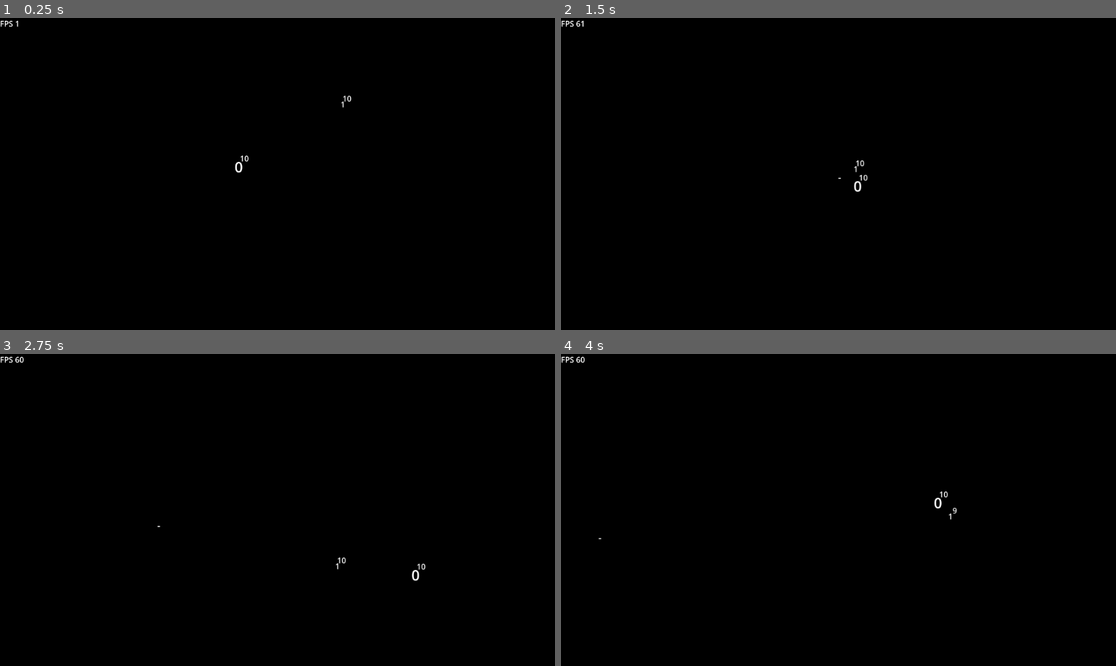
Above: before the commit, frames 1-4 (two rows, left to right).
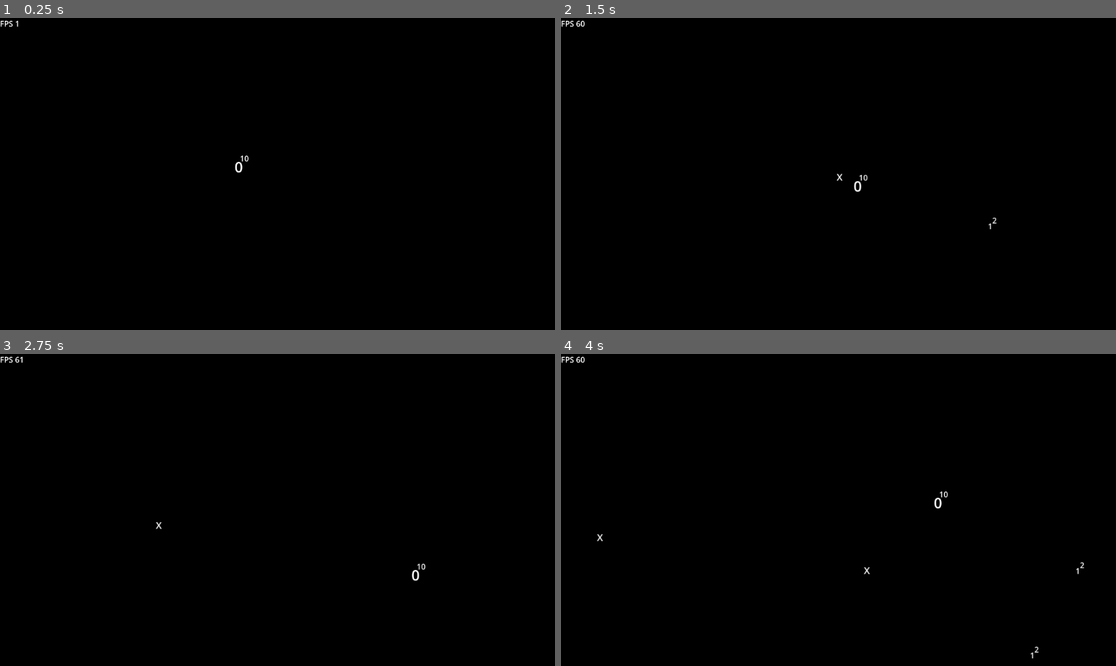
Above: after the commit, the same moments.

Repository: sentinelle28/game_jam_power
Game: Godot game, scene res://scene/gameplay_scene/gameplay_scene.tscn
Two runs of this game, one before a commit and one after it. Both use one fixed random seed, a clock stepped at 60 frames per second and the inputs below. The project has no main scene, so this scene is started directly.
Inputs (mouse positions are in pixels of both pictures, inside the frame that each line leads up to):
- Up to frame 1 (0.25 s): no input
- Up to frame 2 (1.5 s): move the mouse to (960, 158) at 0.52 s; hold Right (ui_right) 0.53-1.28 s; tap Shift (dash) at 0.6 s; move the mouse to (727, 189) at 1.27 s; hold Down (ui_down) from 1.28 s (still down); click (727, 189) at 1.35 s
- Up to frame 3 (2.75 s): move the mouse to (333, 441) at 2.02 s; release Down (ui_down) at 2.03 s; hold Right (ui_right) from 2.03 s (still down); tap Shift (dash) at 2.1 s
- Up to frame 4 (4 s): move the mouse to (810, 572) at 2.77 s; release Right (ui_right) at 2.78 s; hold Up (ui_up) 2.78-3.53 s; click (810, 572) at 2.85 s; move the mouse to (1005, 556) at 3.52 s; hold Left (ui_left) from 3.53 s (still down); tap Shift (dash) at 3.6 s

The runs differ from the first frame. In frame 1, less than 0.1% of the frame differs, in the area x 61-64%, y 24-29%; in frame 2, less than 0.1%; in frame 3, less than 0.1%; in frame 4, less than 0.1%, in the area x 6-95%, y 49-98%.

Commit message:
added spawner

Diff:
--- /dev/null
+++ b/autoload/enemy_ref/enemy_ref.gd
@@ -0,0 +1,7 @@
+extends Node
+
+var array_of_enemy:Array[PackedScene] = [
+	preload("res://c_actor/enemy/first_enemy.tscn")]
+
+func get_random_enemy(time:float)->BaseEnemy:
+	return array_of_enemy[0].instantiate()
--- a/autoload/xp/player_xp.gd
+++ b/autoload/xp/player_xp.gd
@@ -2,3 +2,13 @@
 
 
 var xp:int = 0
+var max_xp:int = 100
+var level:int = 1
+var mult_xp:float= 1.0
+
+func _add_xp(value:int)->void:
+	xp+= value*mult_xp
+	if xp>= max_xp:
+		xp-= max_xp
+		level += 1
+		max_xp = level*100
--- a/c_actor/bullet/normal_bullet.tscn
+++ b/c_actor/bullet/normal_bullet.tscn
@@ -19,5 +19,5 @@
 offset_top = -16.0
 offset_right = 16.0
 offset_bottom = 12.0
-text = "-"
+text = "X"
 label_settings = SubResource("LabelSettings_6wxy3")
--- a/c_actor/enemy/first_enemy.tscn
+++ b/c_actor/enemy/first_enemy.tscn
@@ -27,6 +27,7 @@
 text = "0"
 horizontal_alignment = 1
 script = ExtResource("2_31821")
+max_health = 2
 
 [node name="CollisionShape2D" type="CollisionShape2D" parent="."]
 shape = SubResource("RectangleShape2D_kjphi")
--- a/c_actor/player/player.gd
+++ b/c_actor/player/player.gd
@@ -5,6 +5,7 @@
 @onready var bullet_timer:Timer = $BulletTimer
 @onready var dashtimer:Timer = $DashTimer
 @onready var screen_size:Vector2 = get_viewport_rect().size
+@export var gradient_texture:GradientTexture1D
 
 @export var shooting_cooldown:float = 0.5
 @export var dash_mult:float = 2.0
@@ -17,10 +18,16 @@
 @export var crit_change:int = 0
 @export var crit_damage:float = 2.0
 
+
 # Called every frame. 'delta' is the elapsed time since the previous frame.
 func _process(delta: float) -> void:
 	_move(delta)
 	_shoot()
+	_update_color()
+
+func _update_color()->void:
+	var ratio:float = float(PlayerXp.xp)/float(PlayerXp.max_xp)
+	modulate = gradient_texture.gradient.sample(ratio)
 
 func _move(delta:float)->void:
 	var direction:Vector2 = Input.get_vector("ui_left","ui_right","ui_up","ui_down")
--- a/c_actor/player/player.tscn
+++ b/c_actor/player/player.tscn
@@ -1,9 +1,16 @@
-[gd_scene load_steps=7 format=3 uid="uid://ilu10aeoctvd"]
+[gd_scene load_steps=9 format=3 uid="uid://ilu10aeoctvd"]
 
 [ext_resource type="Script" path="res://c_actor/player/player.gd" id="1_bmyl6"]
 [ext_resource type="Script" path="res://component/bullet_creator/bullet_creator.gd" id="3_b4lqx"]
 [ext_resource type="Script" path="res://component/health_component/health_component.gd" id="3_c3b8q"]
 [ext_resource type="PackedScene" uid="uid://cwnemrsn4p6c7" path="res://c_actor/bullet/normal_bullet.tscn" id="4_rnrfc"]
+
+[sub_resource type="Gradient" id="Gradient_mbii0"]
+offsets = PackedFloat32Array(0, 0.375, 1)
+colors = PackedColorArray(1, 1, 1, 1, 0.376471, 0.376471, 0, 1, 2.98411e-06, 0.49292, 0.389744, 1)
+
+[sub_resource type="GradientTexture1D" id="GradientTexture1D_sbefw"]
+gradient = SubResource("Gradient_mbii0")
 
 [sub_resource type="LabelSettings" id="LabelSettings_tp12g"]
 font_size = 30
@@ -14,6 +21,7 @@
 [node name="player" type="Area2D"]
 collision_mask = 6
 script = ExtResource("1_bmyl6")
+gradient_texture = SubResource("GradientTexture1D_sbefw")
 
 [node name="Label" type="Label" parent="."]
 offset_left = -32.0
--- a/component/enemy/base_enemy.gd
+++ b/component/enemy/base_enemy.gd
@@ -24,7 +24,7 @@
 	_on_death()
 
 func _drop_xp()->void:
-	PlayerXp.xp += xp_to_drop
+	PlayerXp._add_xp(xp_to_drop)
 
 func _on_death()->void:
 	call_deferred("queue_free")
--- a/project.godot
+++ b/project.godot
@@ -19,6 +19,7 @@
 Playerstats="*res://autoload/player_stats/playerstats.gd"
 StockerRef="*res://autoload/stocker_ref/stocker_ref.gd"
 PlayerXp="*res://autoload/xp/player_xp.gd"
+EnemyRef="*res://autoload/enemy_ref/enemy_ref.gd"
 
 [input]
 
--- /dev/null
+++ b/scene/gameplay_scene/enemy_spawner.gd
@@ -0,0 +1,26 @@
+extends Node2D
+
+@export var player:Player
+@export var enemy_stocker:Node2D
+var time_to_wait:float = 5.0
+var max_to_spawn:int = 3
+var radius:int = 1200
+
+
+
+
+func _spawn_enemies()->void:
+	for i in range(randi_range(1,max_to_spawn)):
+		_spawn_enemy()
+
+func _spawn_enemy()->void:
+	var x:float = randf_range(-1,1)
+	var y:float = randf_range(-1,1)
+	var new_enemy:BaseEnemy = EnemyRef.get_random_enemy(0)
+	enemy_stocker.add_child(new_enemy)
+	new_enemy.global_position = global_position + Vector2(x,y)*radius
+
+
+func _on_timer_timeout() -> void:
+	_spawn_enemies()
+	$Timer.start(time_to_wait)
--- a/scene/gameplay_scene/gameplay_scene.tscn
+++ b/scene/gameplay_scene/gameplay_scene.tscn
@@ -2,7 +2,7 @@
 
 [ext_resource type="Script" path="res://scene/gameplay_scene/gameplay_scene.gd" id="1_675iu"]
 [ext_resource type="PackedScene" uid="uid://ilu10aeoctvd" path="res://c_actor/player/player.tscn" id="1_p24uq"]
-[ext_resource type="PackedScene" uid="uid://y3ggji4f2ywo" path="res://c_actor/enemy/first_enemy.tscn" id="3_ifkq6"]
+[ext_resource type="Script" path="res://scene/gameplay_scene/enemy_spawner.gd" id="4_y7hli"]
 
 [sub_resource type="RectangleShape2D" id="RectangleShape2D_hvfds"]
 size = Vector2(1264, 32)
@@ -47,11 +47,19 @@
 
 [node name="enemy_stocker" type="Node2D" parent="."]
 
-[node name="BaseEnemy" parent="enemy_stocker" instance=ExtResource("3_ifkq6")]
-position = Vector2(744, 160)
-
 [node name="Label" type="Label" parent="."]
 offset_right = 40.0
 offset_bottom = 23.0
 
+[node name="enemy_spawner" type="Node2D" parent="." node_paths=PackedStringArray("player", "enemy_stocker")]
+position = Vector2(576, 320)
+script = ExtResource("4_y7hli")
+player = NodePath("../player")
+enemy_stocker = NodePath("../enemy_stocker")
+
+[node name="Timer" type="Timer" parent="enemy_spawner"]
+one_shot = true
+autostart = true
+
 [connection signal="area_entered" from="bullet_boundary" to="." method="_on_area_2d_area_entered"]
+[connection signal="timeout" from="enemy_spawner/Timer" to="enemy_spawner" method="_on_timer_timeout"]
